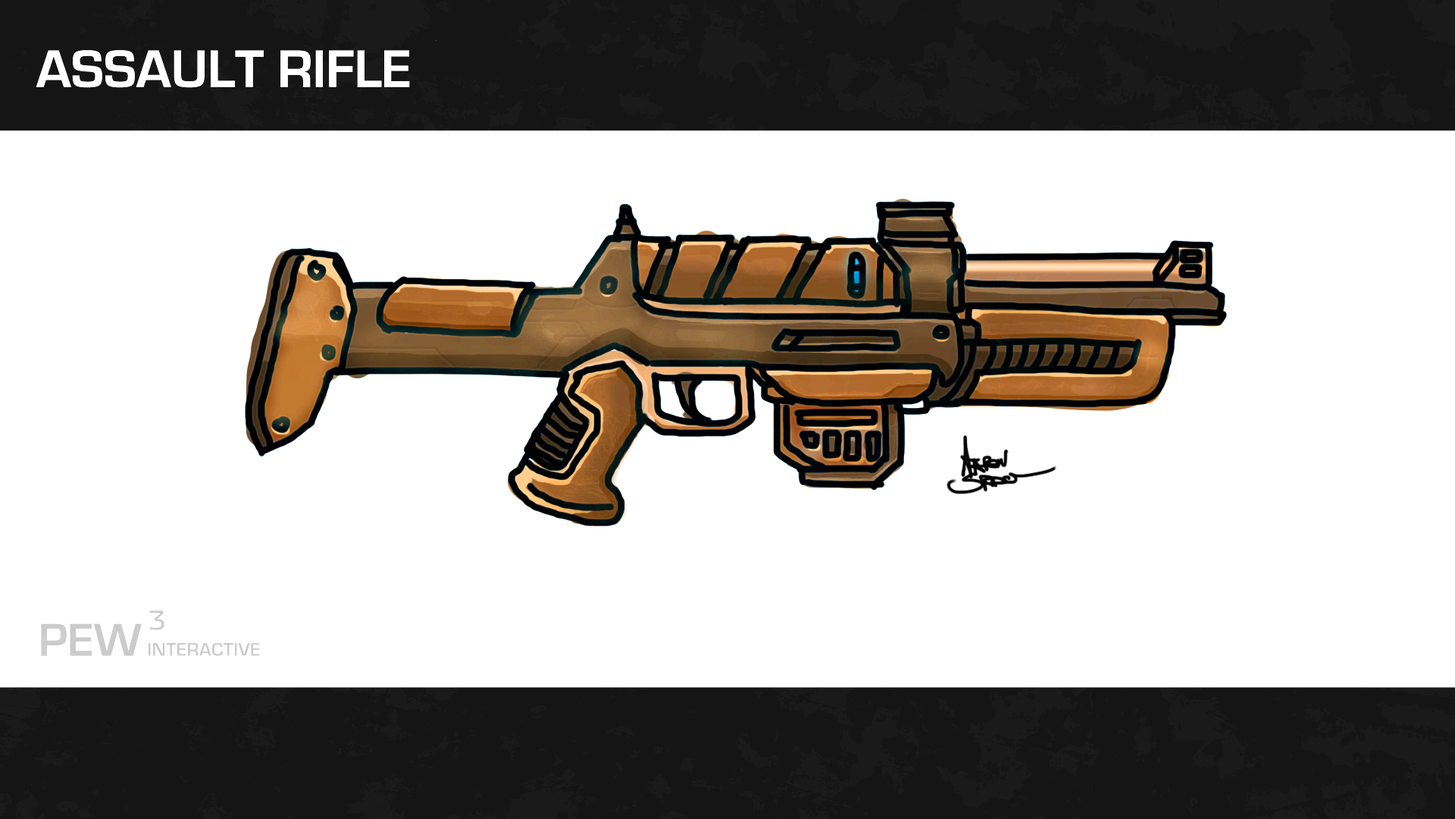
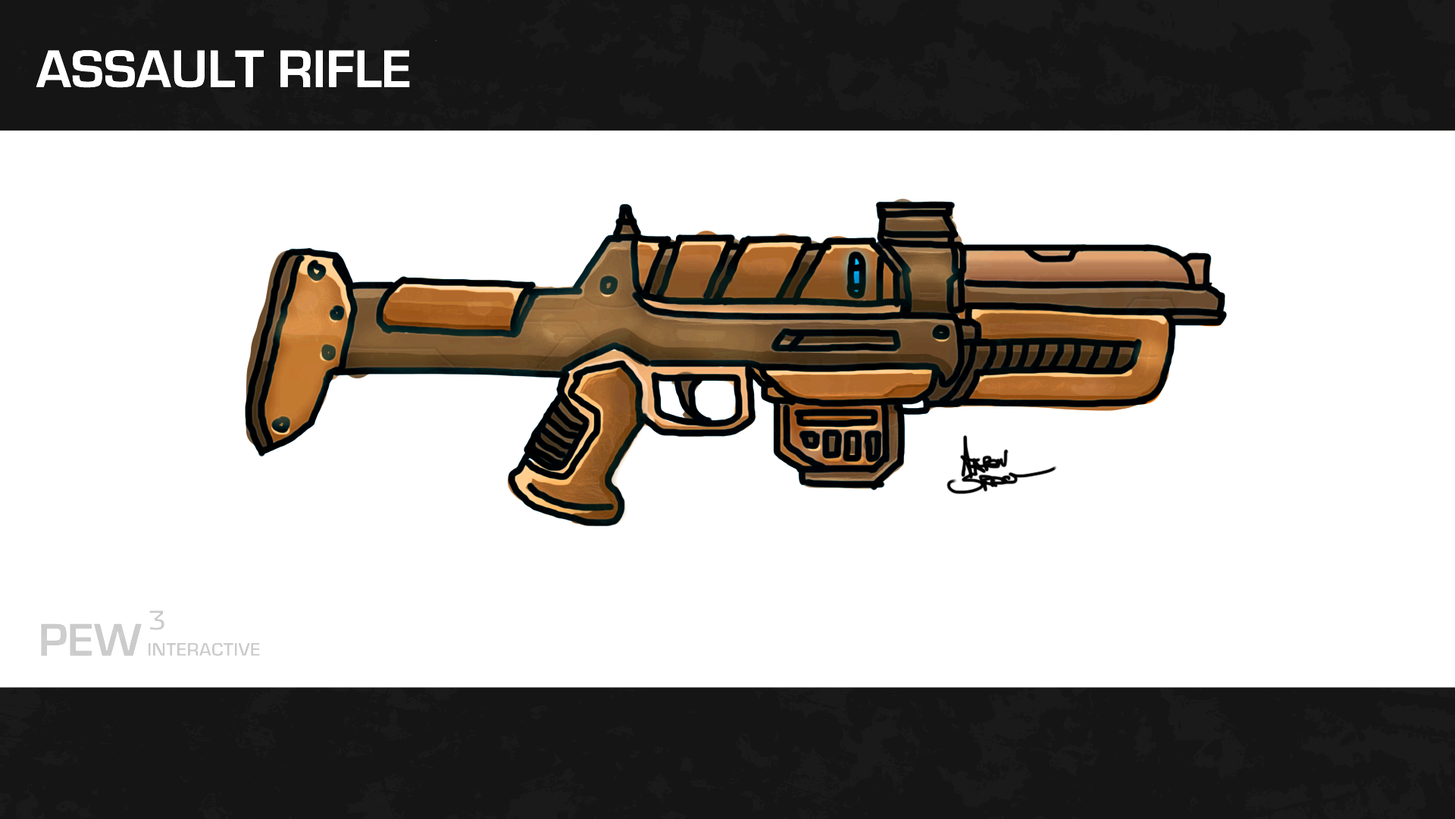
Comparing the layer stacks of the two 1455 × 819 images. Changes:
painted on "Layer 9" over <box>1177,241,1213,257</box>
painted on "Layer 2" over <box>958,240,1215,286</box>
"Layer 18": opacity 58% → 68%, painted on it over <box>955,244,1215,286</box>
added layer "Layer 24" above "Layer 16" over <box>955,244,1212,286</box>
painted on "Layer 16" over <box>1172,247,1210,274</box>
painted on "Layer 4" over <box>1205,266,1211,277</box>
painted on "Layer 3" over <box>1174,244,1215,285</box>
